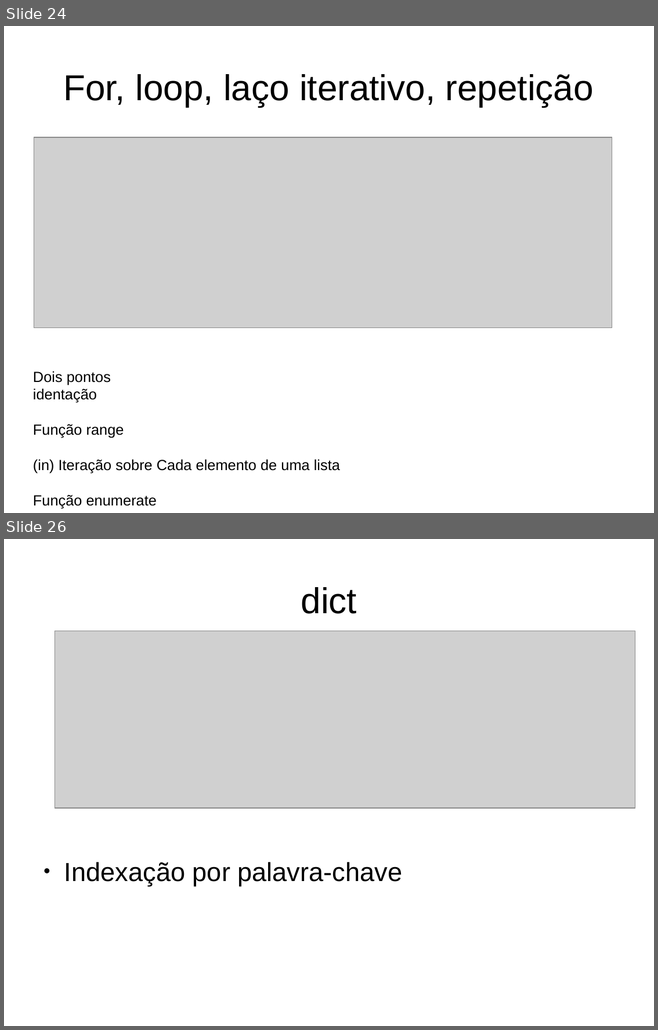
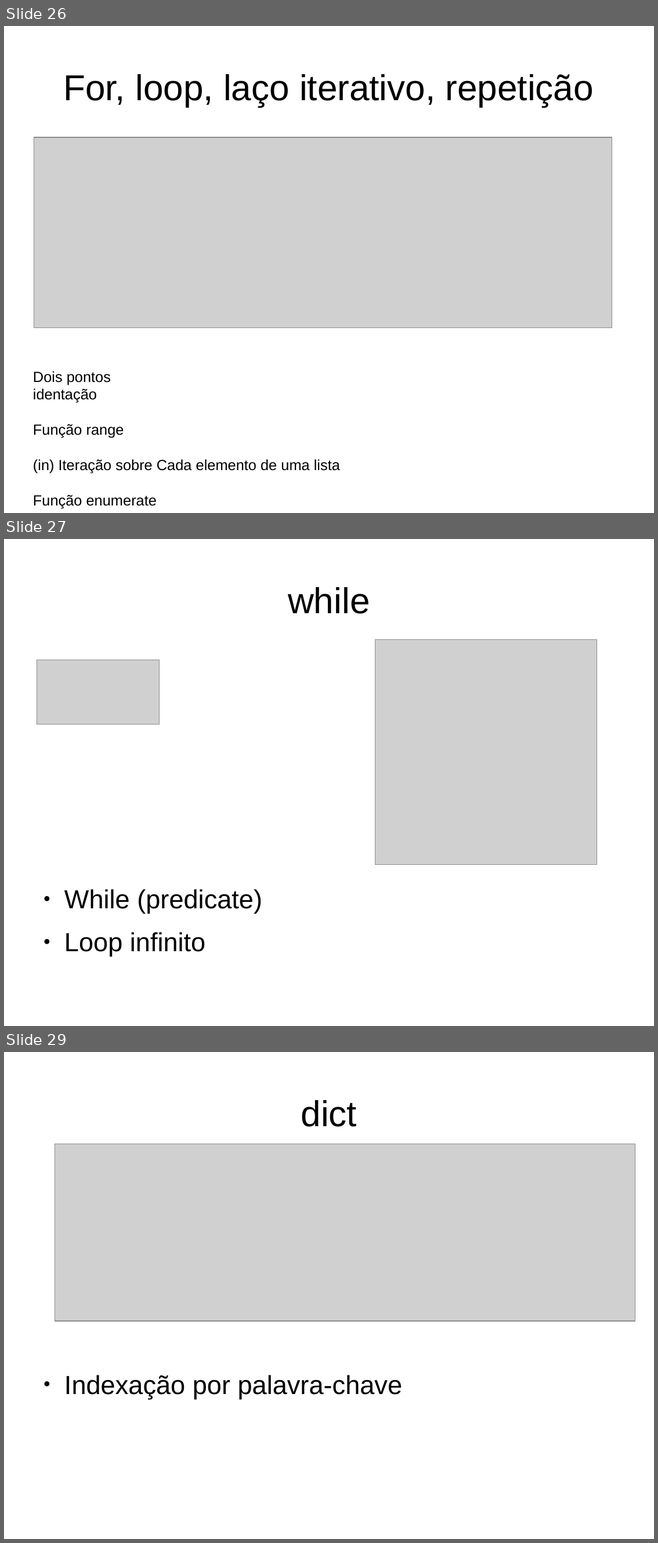
Before and after one commit to iurisegtovich/CursoSciPySEQ2018, a slide deck: source/curso_c2_logica_e_sintaxe.odp. Shown one above the other, each under a label of ours: slides 24 and 26 before the commit, slides 26, 27 and 29 after it; the slides between them are not shown. The pictures are 658x1030 and 658x1543 pixels, drawn with LibreOffice and Linux fonts; fonts in the diff are those of the drawing; grey boxes stand for pictures. Boxes give left, top, right and bottom in pixels: in the first picture for what was removed or moved away, otherwise in the second. Text is boxed around its words. In the diff, an @@ line names an element or a change of style, - is before the commit and + after.

```diff
--- a/source/curso_c2_logica_e_sintaxe.odp
+++ b/source/curso_c2_logica_e_sintaxe.odp
@@ slide 27 added at box(4, 539, 654, 1026), background #FFFFFF @@
@@ title added at box(288, 587, 369, 614), 44 pt, text #000000 @@
+while
@@ picture added at box(375, 640, 597, 864) @@
@@ picture added at box(36, 660, 159, 724) @@
@@ text added at box(64, 889, 262, 957), 32 pt, text #000000 @@
+● While (predicate)
+● Loop infinito
@@ what was slide 24 is now slide 26 @@
@@ what was slide 26 is now slide 29 @@
```
Also in this commit, not shown: 5 slides changed, 4 other slides added, 1 slide removed, 24 other files.
